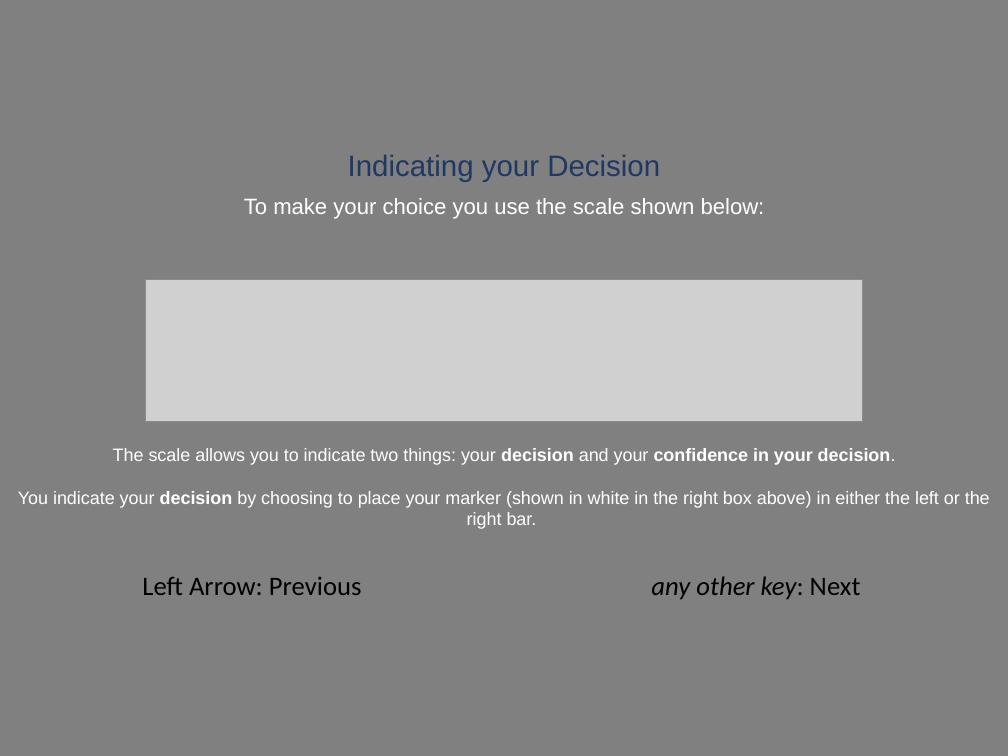
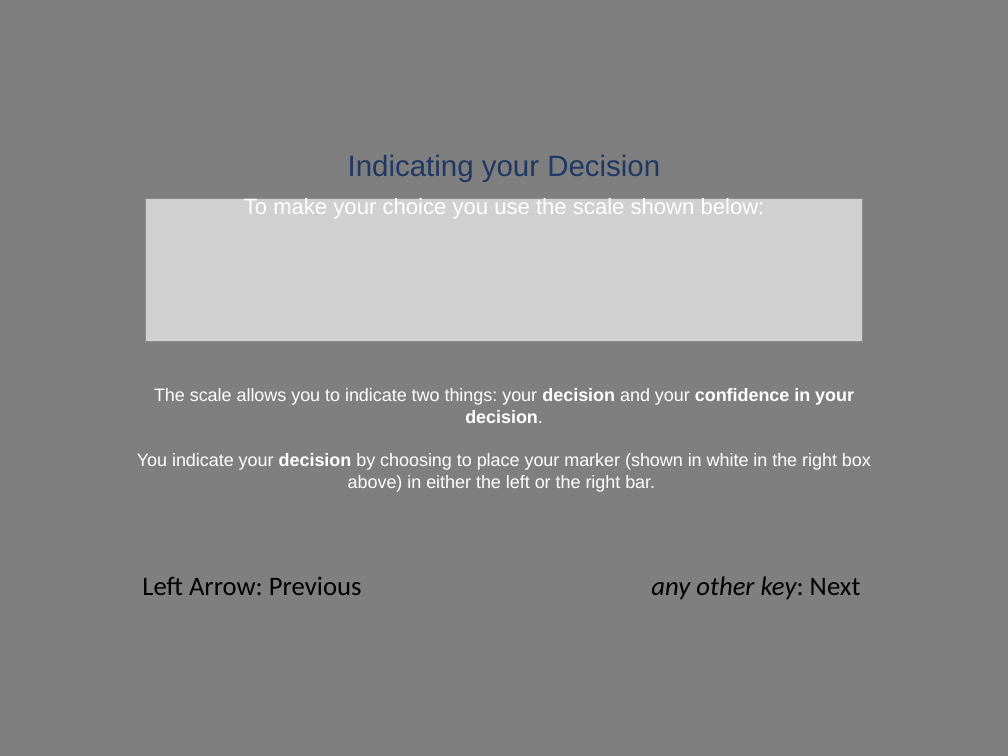
Before and after one commit to mjaquiery/nofeedback_trust, a slide deck: slide 2 of instructions/Instructions_HaloEffect_4x3.pptx. Drawn at 1008x756 pixels with LibreOffice and Linux fonts; fonts in the diff are those of the drawing; grey boxes stand for pictures. Boxes give left, top, right and bottom in pixels: in the first picture for what was removed or moved away, otherwise in the second. Text is boxed around its words. In the diff, an @@ line names an element or a change of style, - is before the commit and + after.

```diff
--- a/instructions/Instructions_HaloEffect_4x3.pptx
+++ b/instructions/Instructions_HaloEffect_4x3.pptx
@@ rectangle added at (0, 0, 1008, 756), fill #7F7F7F @@
@@ picture: place and size @@
-picture at (146, 279, 862, 422)
+picture at (146, 199, 862, 342)
@@ text "The scale allows you to ..." rewrapped from (18, 448, 990, 529) to (137, 388, 871, 492) @@
```
Also in this commit, not shown: 21 other slides changed, 47 other files.
